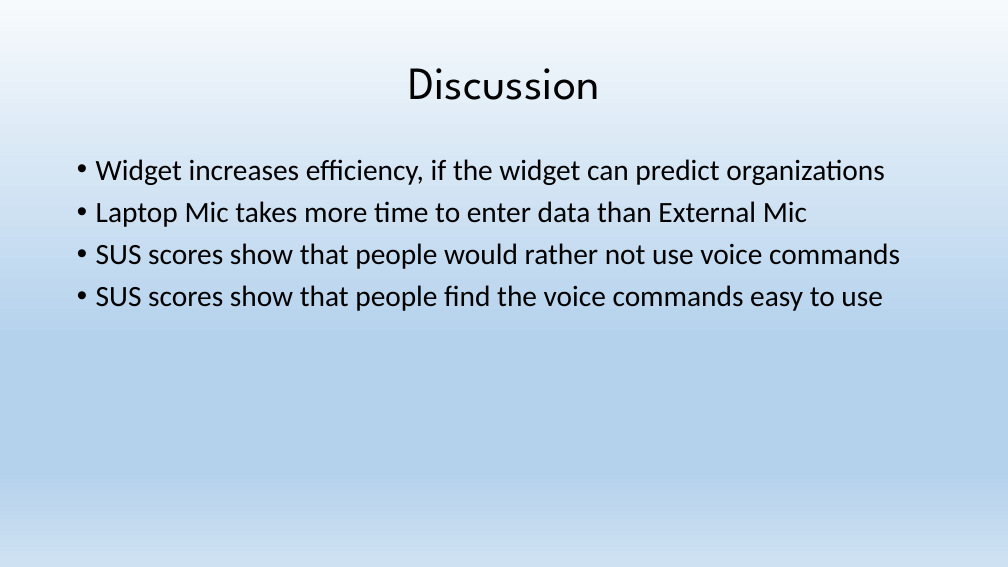
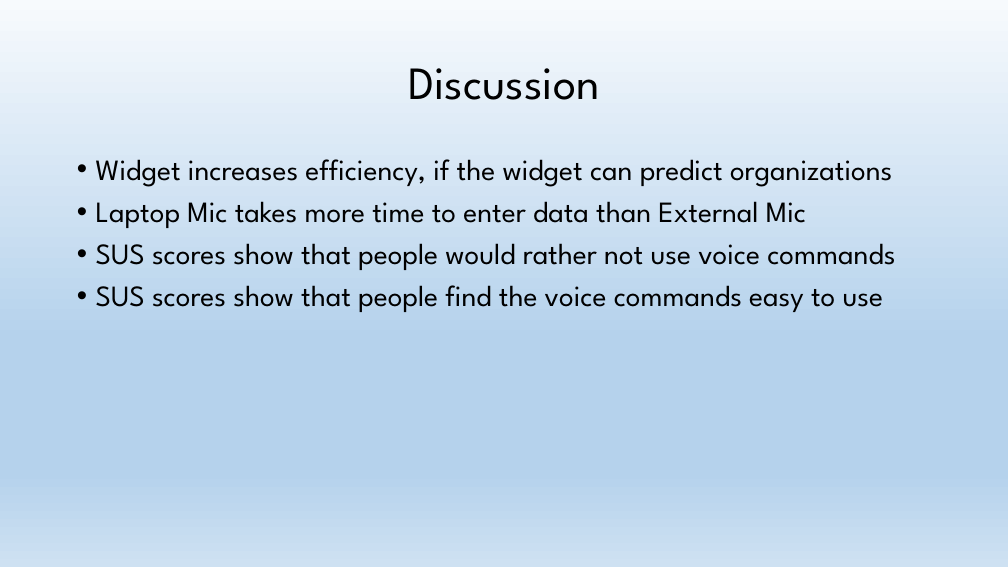
Before and after one commit to ShawnStrong/JustTwoMore, a slide deck: slide 19 of User Eval Report.pptx (slide 16 before the commit). Drawn at 1008x567 pixels with LibreOffice and Linux fonts; fonts in the diff are those of the drawing. Boxes give left, top, right and bottom in pixels: in the first picture for what was removed or moved away, otherwise in the second. Text is boxed around its words. In the diff, an @@ line names an element or a change of style, - is before the commit and + after.

```diff
--- a/User Eval Report.pptx
+++ b/User Eval Report.pptx
@@ text "Widget increases efficiency, if the ..." at (x1=96, y1=159, x2=895, y2=312): font Calibri to League Spartan @@
```
Also in this commit, not shown: 3 other slides changed, 4 slides added, 1 slide removed.
